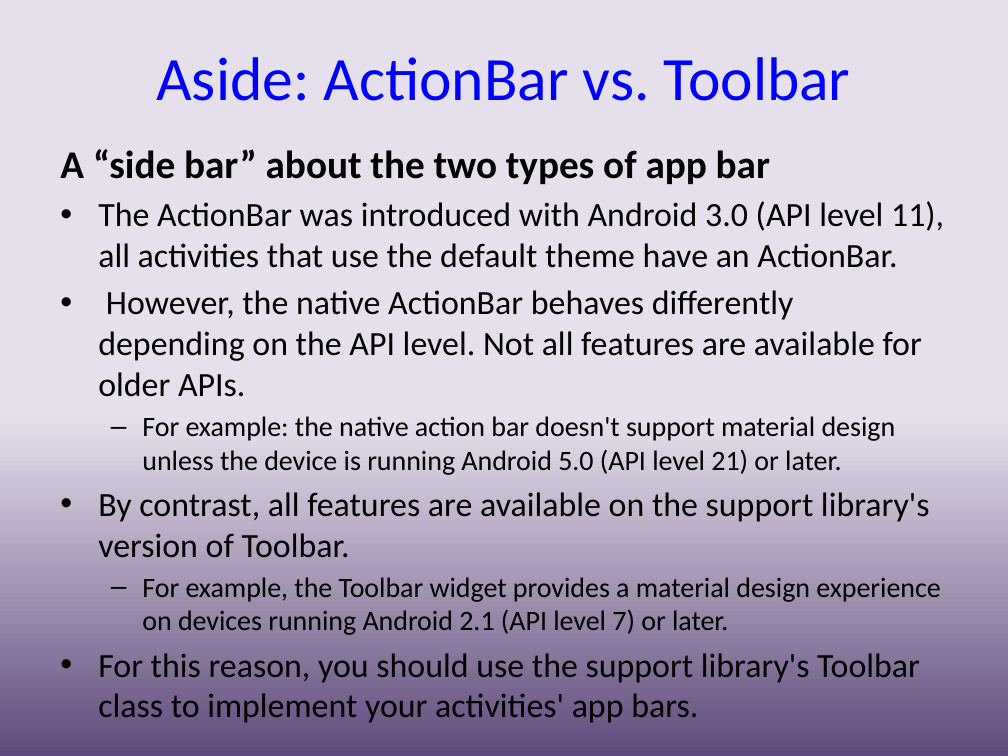
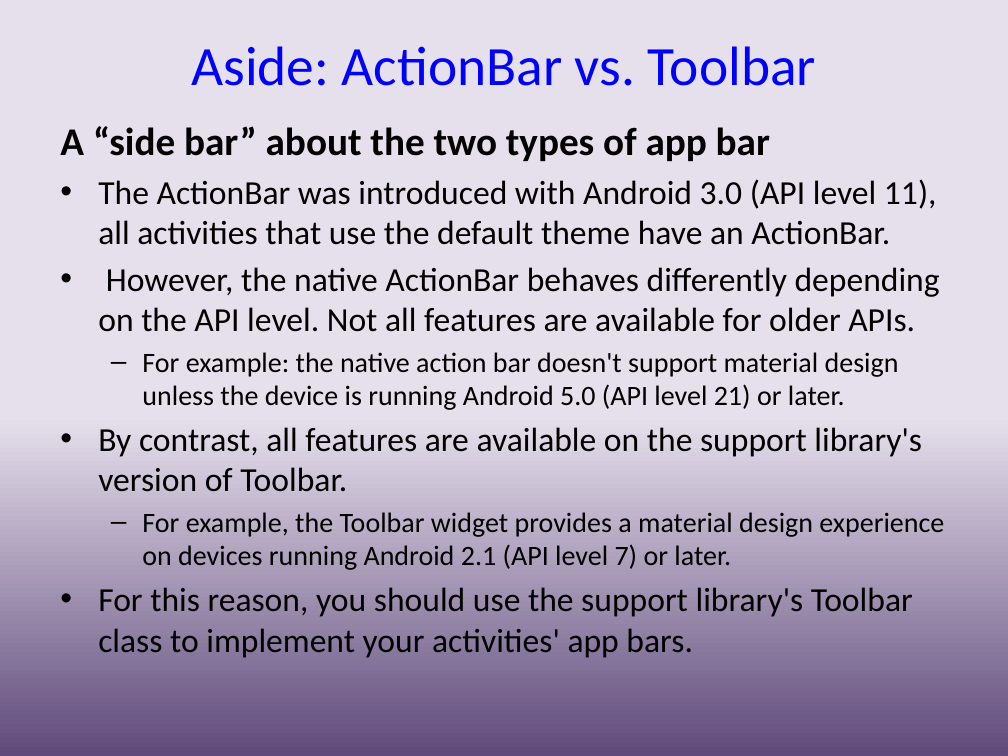
Before and after one commit to UO-CIS/CIS399Android-CourseMaterials, a slide deck: slide 18 of Notes and Slides/CIS399Wk2Day4-MultipleActivities.pptx. Drawn at 1008x756 pixels with LibreOffice and Linux fonts; fonts in the diff are those of the drawing. Boxes give left, top, right and bottom in pixels: in the first picture for what was removed or moved away, otherwise in the second. Text is boxed around its words. In the diff, an @@ line names an element or a change of style, - is before the commit and + after.

```diff
--- a/Notes and Slides/CIS399Wk2Day4-MultipleActivities.pptx
+++ b/Notes and Slides/CIS399Wk2Day4-MultipleActivities.pptx
@@ title "Aside: ActionBar vs. Toolbar" at (191, 46, 816, 86): size 44 to 39.6 pt @@
@@ text "A “side bar” about the ...": place and size @@
-text "A “side bar” about the ..." at (60, 149, 944, 683)
+text "A “side bar” about the ..." at (60, 126, 944, 658)
@@ text at (98, 179, 944, 658): size 24.2 to 24 pt in "The ActionBar was introduced with Android 3.0 ...", "However, the native ActionBar behaves differently depending ...", "By contrast, all features are available on ...", "For this reason, you should use the ..."; size 19.9 to 20 pt in "For example: the native action bar doesn't ...", "For example, the Toolbar widget provides a ..." @@
```
Also in this commit, not shown: 5 other slides changed, 7 other files.
